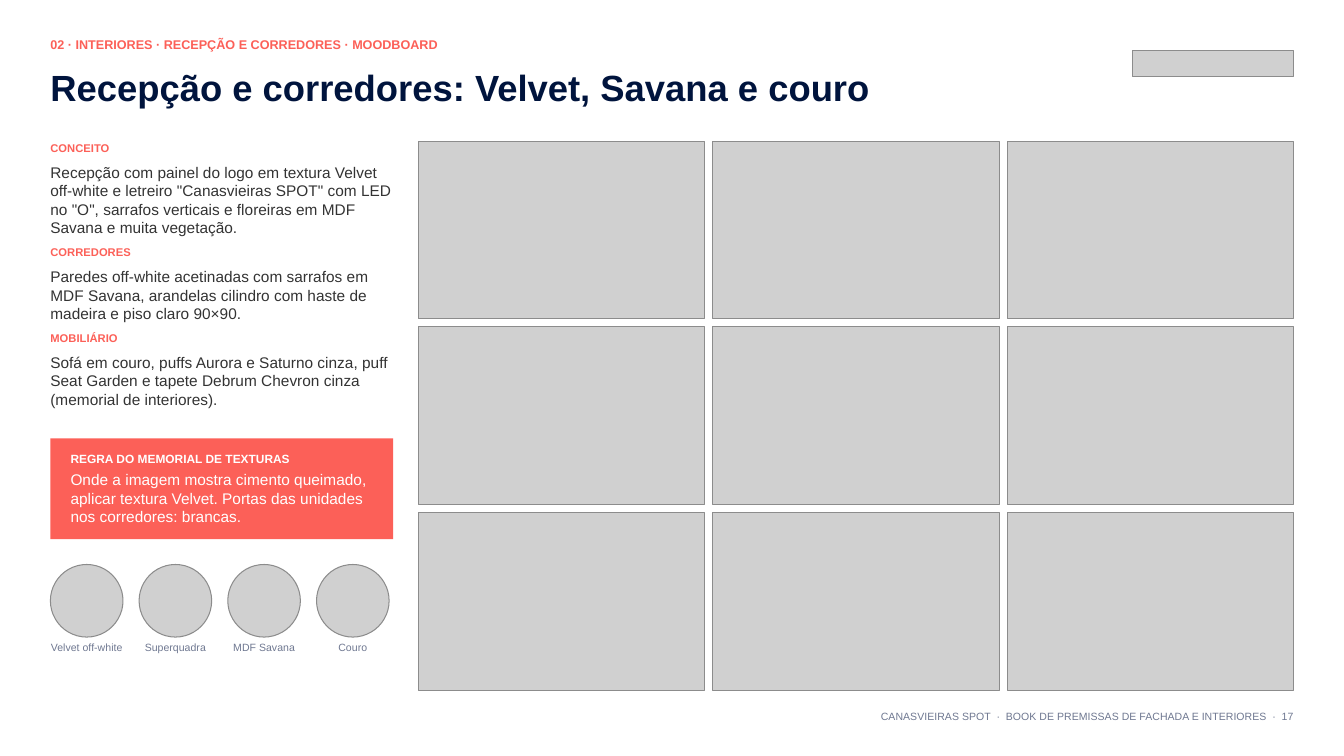
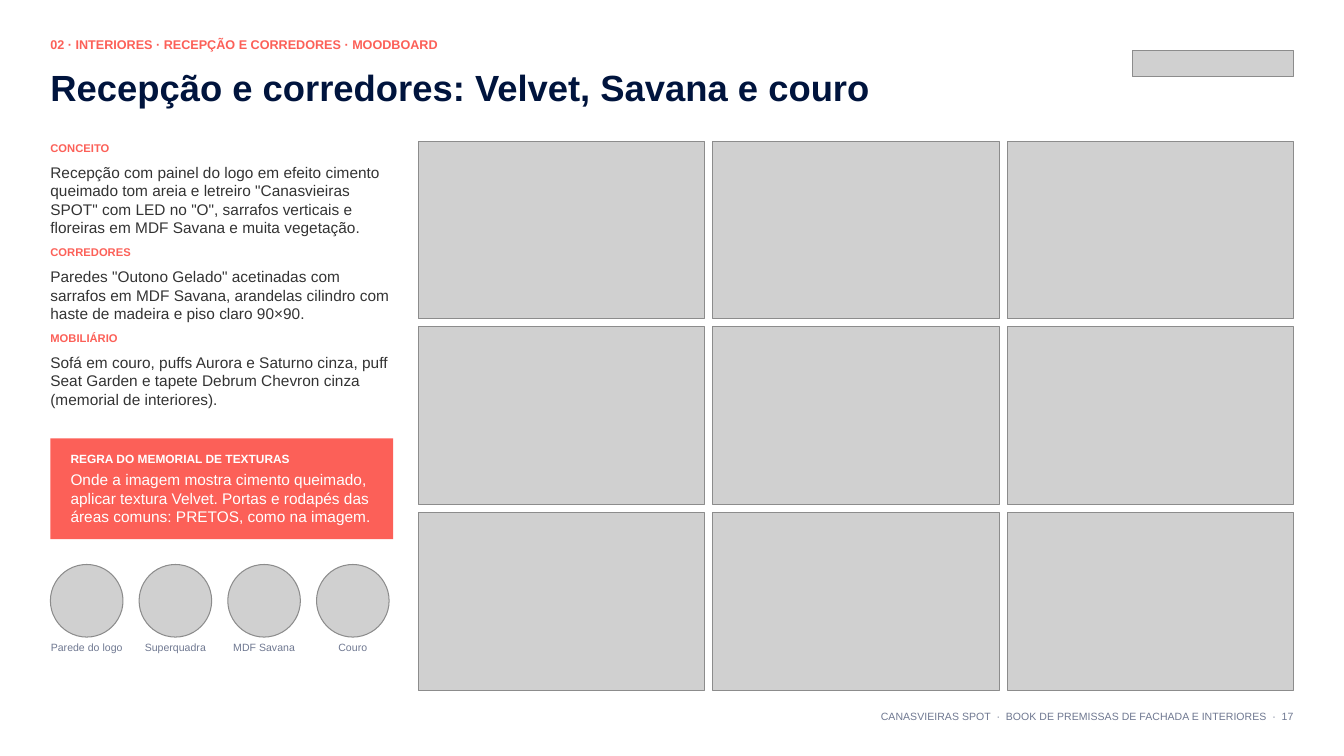
Before and after one commit to rachelsouto-source/book-premissas-template, a slide deck: slide 17 of books/CANASVIEIRAS_SPOT_Book_de_Premissas_v3.pptx. Drawn at 1344x756 pixels with LibreOffice and Linux fonts; fonts in the diff are those of the drawing; grey boxes stand for pictures; background and template pictures are left out. Boxes give left, top, right and bottom in pixels: in the first picture for what was removed or moved away, otherwise in the second. Text is boxed around its words. In the diff, an @@ line names an element or a change of style, - is before the commit and + after.

```diff
--- a/books/CANASVIEIRAS_SPOT_Book_de_Premissas_v3.pptx
+++ b/books/CANASVIEIRAS_SPOT_Book_de_Premissas_v3.pptx
@@ text at <box>50,167,380,237</box>: text changed @@
-Recepção com painel do logo em textura Velvet off-white e letreiro "Canasvieiras SPOT" com LED no "O", sarrafos verticais e floreiras em MDF Savana e muita vegetação.
+Recepção com painel do logo em efeito cimento queimado tom areia e letreiro "Canasvieiras SPOT" com LED no "O", sarrafos verticais e floreiras em MDF Savana e muita vegetação.
@@ text at <box>50,271,389,322</box>: text changed @@
-Paredes off-white acetinadas com sarrafos em MDF Savana, arandelas cilindro com haste de madeira e piso claro 90×90.
+Paredes "Outono Gelado" acetinadas com sarrafos em MDF Savana, arandelas cilindro com haste de madeira e piso claro 90×90.
@@ text at <box>71,474,370,525</box>: text changed @@
-Onde a imagem mostra cimento queimado, aplicar textura Velvet. Portas das unidades nos corredores: brancas.
+Onde a imagem mostra cimento queimado, aplicar textura Velvet. Portas e rodapés das áreas comuns: PRETOS, como na imagem.
@@ text at <box>51,643,123,653</box>: text changed @@
-Velvet off-white
+Parede do logo
```
Also in this commit, not shown: 19 other slides changed, 3 other files.
